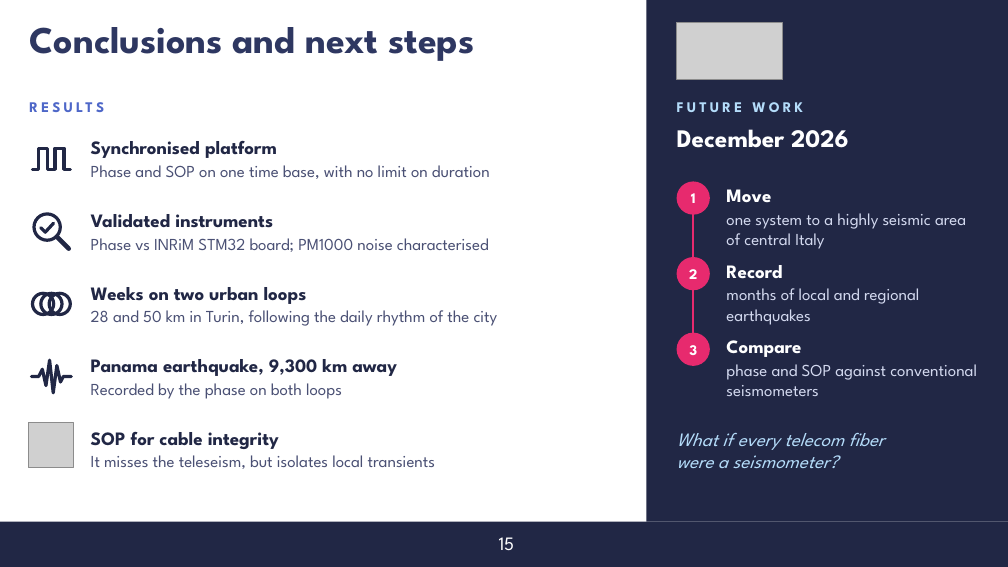
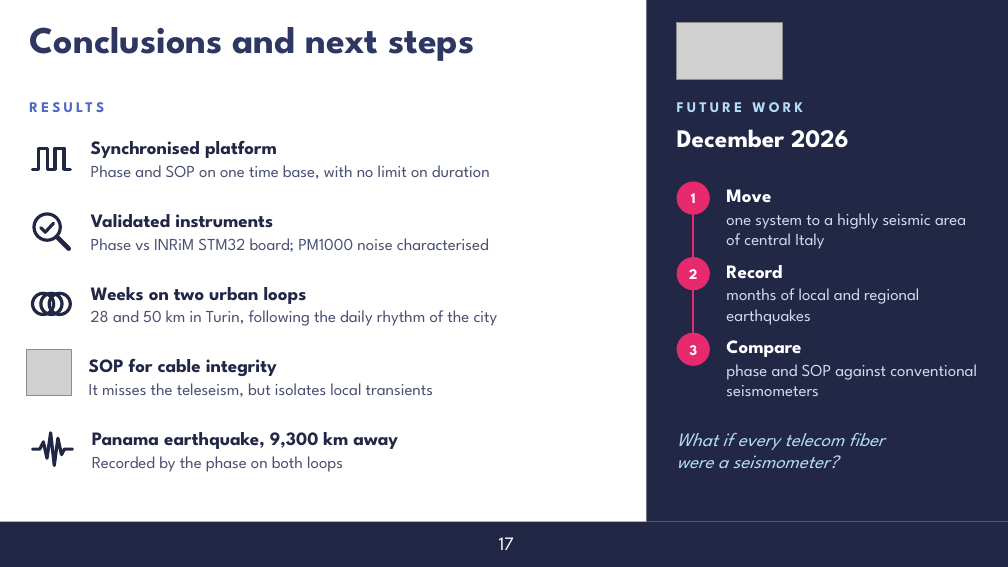
Before and after one commit to s347960/Presentazione, a slide deck: slide 19 of Discussione [Salvato automaticamente].pptx (slide 18 before the commit). Drawn at 1008x567 pixels with LibreOffice and Linux fonts; fonts in the diff are those of the drawing; grey boxes stand for pictures; background and template pictures are left out. Boxes give left, top, right and bottom in pixels: in the first picture for what was removed or moved away, otherwise in the second. Text is boxed around its words. In the diff, an @@ line names an element or a change of style, - is before the commit and + after.

```diff
--- a/Discussione [Salvato automaticamente].pptx
+++ b/Discussione [Salvato automaticamente].pptx
@@ picture: place and size @@
-picture at (28, 423, 73, 468)
+picture at (26, 350, 72, 395)
@@ text "SOP for cable integrity": place and size @@
-text "SOP for cable integrity" at (91, 431, 435, 469)
+text "SOP for cable integrity" at (89, 358, 433, 397)
@@ freeform shape: place and size @@
-freeform shape at (32, 360, 72, 392)
+freeform shape at (33, 433, 73, 466)
@@ text "Panama earthquake, 9,300 km away": place and size @@
-text "Panama earthquake, 9,300 km away" at (91, 359, 397, 399)
+text "Panama earthquake, 9,300 km away" at (92, 432, 398, 472)
@@ text at (499, 537, 514, 550): text changed @@
-15
+17
```
Also in this commit, not shown: 9 other slides changed, 1 slide added, 2 other files.
